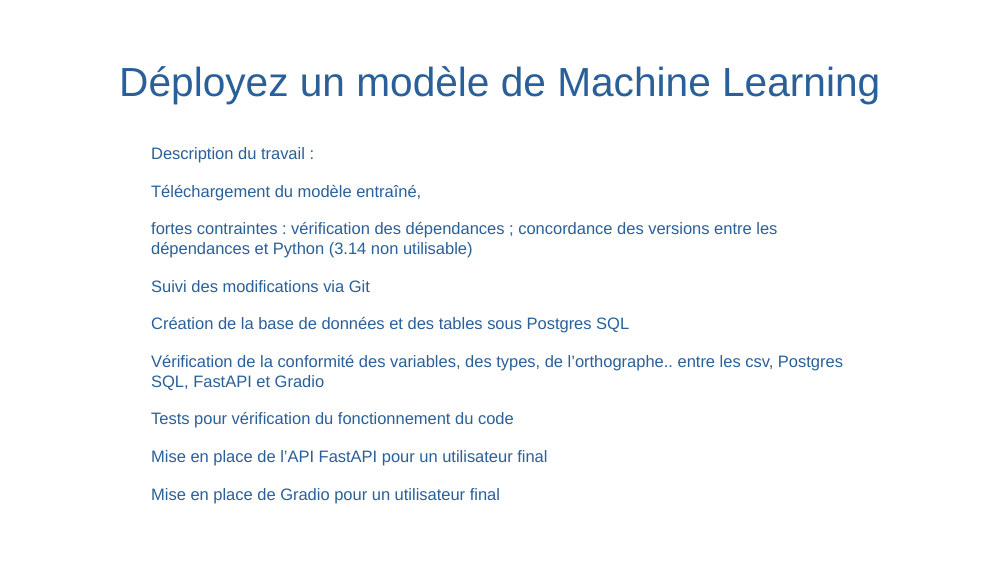
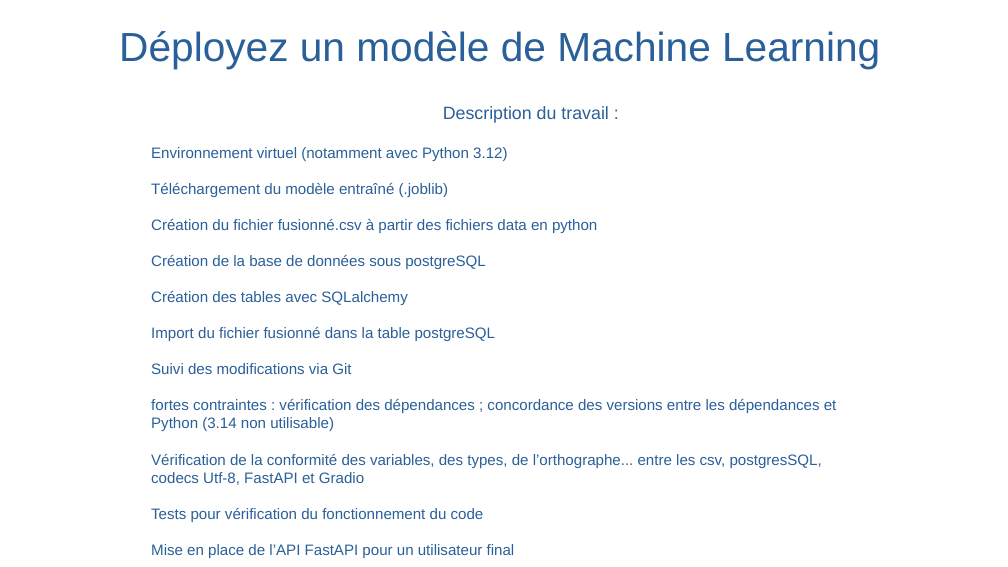
Before and after one commit to christophesallessacareau-boop/Deployez_un_modele_de_ML, a slide deck: slide 3 of Salles_Christophe_5_presentation_122025.odp. Drawn at 1008x567 pixels with LibreOffice and Linux fonts; fonts in the diff are those of the drawing; background and template pictures are left out. Boxes give left, top, right and bottom in pixels: in the first picture for what was removed or moved away, otherwise in the second. Text is boxed around its words. In the diff, an @@ line names an element or a change of style, - is before the commit and + after.

```diff
--- a/Salles_Christophe_5_presentation_122025.odp
+++ b/Salles_Christophe_5_presentation_122025.odp
@@ title "Déployez un modèle de Machine ..." moved from (x1=119, y1=66, x2=880, y2=104) to (x1=119, y1=31, x2=880, y2=68) @@
@@ title added at (x1=443, y1=106, x2=608, y2=123), 14 pt, text #2A6099 @@
+Description du travail :
@@ text at (x1=151, y1=147, x2=597, y2=374): text changed; size 12.9 to 11.9 pt @@
-● Description du travail :
-● Téléchargement du modèle entraîné,
+● Environnement virtuel (notamment avec Python 3.12)
+● Téléchargement du modèle entraîné (.joblib)
+● Création du fichier fusionné.csv à partir des fichiers data en python
+● Création de la base de données sous postgreSQL
+● Création des tables avec SQLalchemy
+● Import du fichier fusionné dans la table postgreSQL
+● Suivi des modifications via Git
@@ text at (x1=151, y1=399, x2=837, y2=558): size 12.9 to 11.9 pt in "fortes contraintes : vérification des dépendances ; ...", "Tests pour vérification du fonctionnement du code", "Mise en place de l’API FastAPI pour ...", "Mise en place de Gradio pour un ..." @@
@@ text at (x1=151, y1=454, x2=822, y2=485): text changed; size 12.9 to 11.9 pt @@
-● Suivi des modifications via Git
-● Création de la base de données et des tables sous Postgres SQL
-● Vérification de la conformité des variables, des types, de l’orthographe.. entre les csv, Postgres SQL, FastAPI et Gradio
+● Vérification de la conformité des variables, des types, de l’orthographe... entre les csv, postgresSQL, codecs Utf-8, FastAPI et Gradio
```
Also in this commit, not shown: 5 other slides changed, 2 slides added, 7 slides removed, 6 other files.
